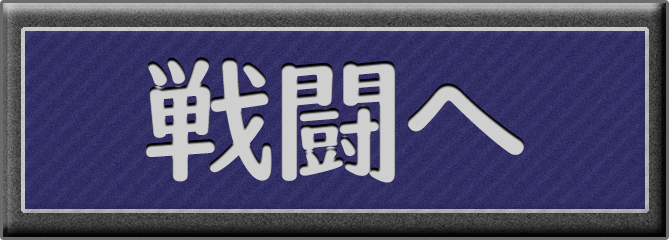
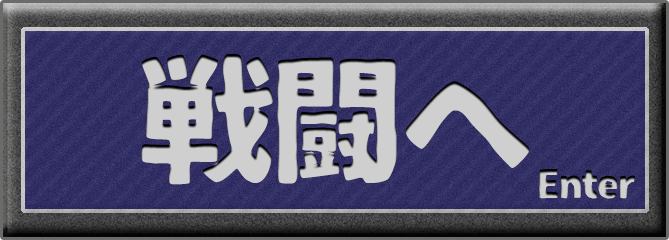
Two versions of the same layered image (w=669, h=240). Layer-by-layer changes:
painted on "레이어 1" over [141, 54, 635, 199]
